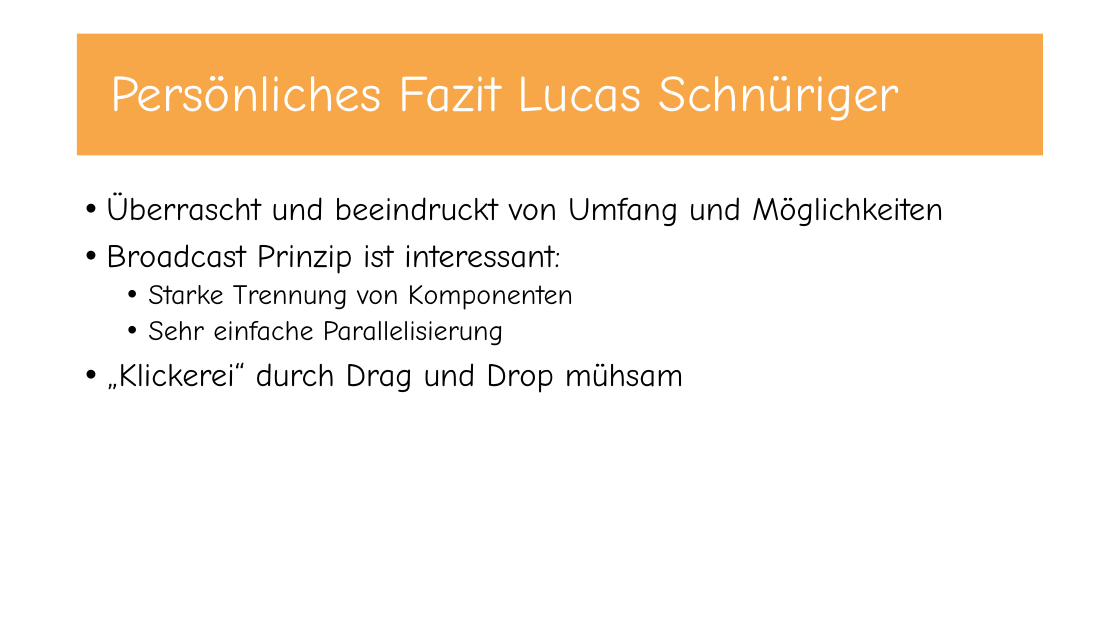
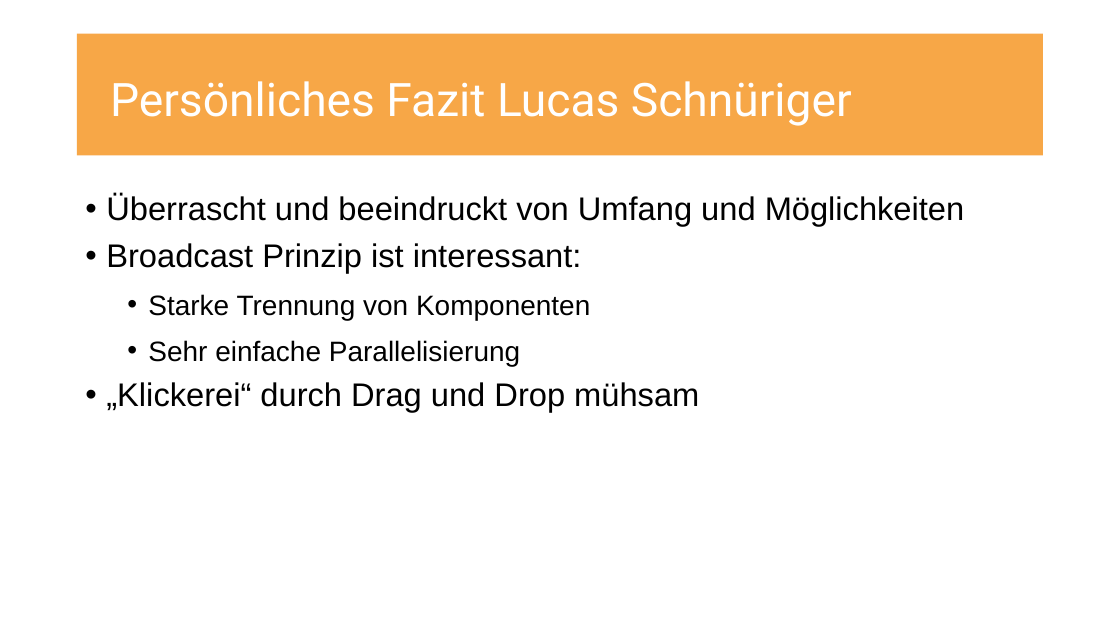
Before and after one commit to UncleBench/PCP-Projekt, a slide deck: slide 8 of Praesentation.pptx. Drawn at 1120x630 pixels with LibreOffice and Linux fonts; fonts in the diff are those of the drawing. Boxes give left, top, right and bottom in pixels: in the first picture for what was removed or moved away, otherwise in the second. Text is boxed around its words. In the diff, an @@ line names an element or a change of style, - is before the commit and + after.

```diff
--- a/Praesentation.pptx
+++ b/Praesentation.pptx
@@ title "Persönliches Fazit Lucas Schnüriger" at [77,34,1044,155]: size 44 to 39.6 pt, font Comic Neue to Roboto @@
@@ text "Überrascht und beeindruckt von Umfang ..." at [106,194,965,412]: font Comic Neue to Arial; line spacing 0.9 to 1.2 @@
```
Also in this commit, not shown: 7 other slides changed, 1 other file.
